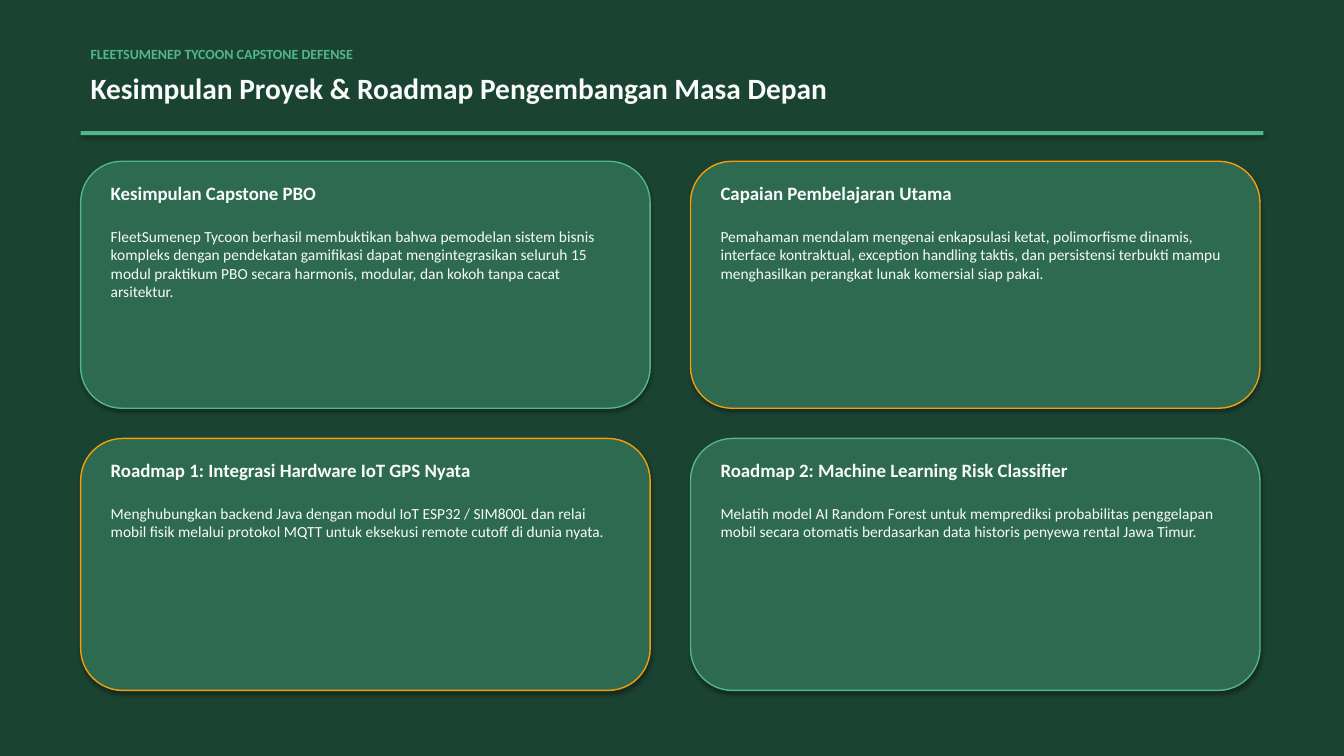
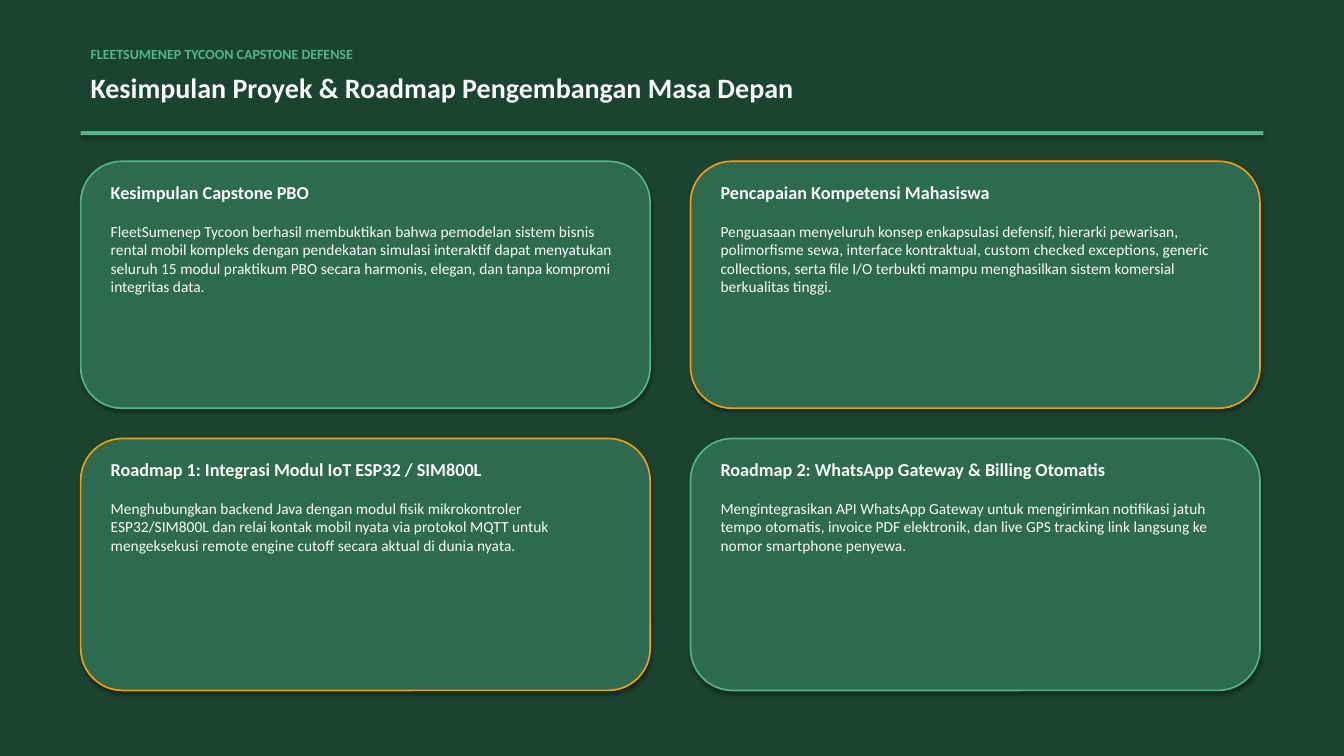
Before and after one commit to DavaYudist/PEMROGRAMAN-BERORIENTASI-OBJEK, a slide deck: slide 12 of Project_Akhir_Semester_Game_3125522002_M Davana Yudista Firdausy/presentation_game_capstone.pptx (slide 14 before the commit). Drawn at 1344x756 pixels with LibreOffice and Linux fonts; fonts in the diff are those of the drawing. Boxes give left, top, right and bottom in pixels: in the first picture for what was removed or moved away, otherwise in the second. Text is boxed around its words. In the diff, an @@ line names an element or a change of style, - is before the commit and + after.

```diff
--- a/Project_Akhir_Semester_Game_3125522002_M Davana Yudista Firdausy/presentation_game_capstone.pptx
+++ b/Project_Akhir_Semester_Game_3125522002_M Davana Yudista Firdausy/presentation_game_capstone.pptx
@@ text "Kesimpulan Proyek & Roadmap Pengembangan ..." at (91, 78, 793, 103): size 21 to 20 pt @@
@@ rounded rectangle at (81, 161, 650, 408): outline #52B788 1 pt to #52B788 1.2 pt @@
@@ text "Kesimpulan Capstone PBO" at (111, 186, 309, 202): size 13.5 to 13 pt @@
@@ rounded rectangle at (691, 161, 1260, 408): outline #F59E0B 1 pt to #F59E0B 1.2 pt @@
@@ text at (721, 186, 990, 202): text changed; size 13.5 to 13 pt @@
-Capaian Pembelajaran Utama
+Pencapaian Kompetensi Mahasiswa
@@ text at (111, 226, 611, 295): text changed @@
-FleetSumenep Tycoon berhasil membuktikan bahwa pemodelan sistem bisnis kompleks dengan pendekatan gamifikasi dapat mengintegrasikan seluruh 15 modul praktikum PBO secara harmonis, modular, dan kokoh tanpa cacat arsitektur.
+FleetSumenep Tycoon berhasil membuktikan bahwa pemodelan sistem bisnis rental mobil kompleks dengan pendekatan simulasi interaktif dapat menyatukan seluruh 15 modul praktikum PBO secara harmonis, elegan, dan tanpa kompromi integritas data.
@@ text at (721, 226, 1209, 295): text changed @@
-Pemahaman mendalam mengenai enkapsulasi ketat, polimorfisme dinamis, interface kontraktual, exception handling taktis, dan persistensi terbukti mampu menghasilkan perangkat lunak komersial siap pakai.
+Penguasaan menyeluruh konsep enkapsulasi defensif, hierarki pewarisan, polimorfisme sewa, interface kontraktual, custom checked exceptions, generic collections, serta file I/O terbukti mampu menghasilkan sistem komersial berkualitas tinggi.
@@ rounded rectangle at (81, 439, 650, 691): outline #F59E0B 1 pt to #F59E0B 1.2 pt @@
@@ rounded rectangle at (691, 439, 1260, 691): outline #52B788 1 pt to #52B788 1.2 pt @@
@@ text at (111, 463, 482, 479): text changed; size 13.5 to 13 pt @@
-Roadmap 1: Integrasi Hardware IoT GPS Nyata
+Roadmap 1: Integrasi Modul IoT ESP32 / SIM800L
@@ text at (721, 463, 1105, 479): text changed; size 13.5 to 13 pt @@
-Roadmap 2: Machine Learning Risk Classifier
+Roadmap 2: WhatsApp Gateway & Billing Otomatis
@@ text at (111, 503, 548, 554): text changed @@
-Menghubungkan backend Java dengan modul IoT ESP32 / SIM800L dan relai mobil fisik melalui protokol MQTT untuk eksekusi remote cutoff di dunia nyata.
+Menghubungkan backend Java dengan modul fisik mikrokontroler ESP32/SIM800L dan relai kontak mobil nyata via protokol MQTT untuk mengeksekusi remote engine cutoff secara aktual di dunia nyata.
@@ text at (721, 503, 1207, 554): text changed @@
-Melatih model AI Random Forest untuk memprediksi probabilitas penggelapan mobil secara otomatis berdasarkan data historis penyewa rental Jawa Timur.
+Mengintegrasikan API WhatsApp Gateway untuk mengirimkan notifikasi jatuh tempo otomatis, invoice PDF elektronik, dan live GPS tracking link langsung ke nomor smartphone penyewa.
```
Also in this commit, not shown: 8 other slides changed, 3 slides added, 5 slides removed, 9 other files.
